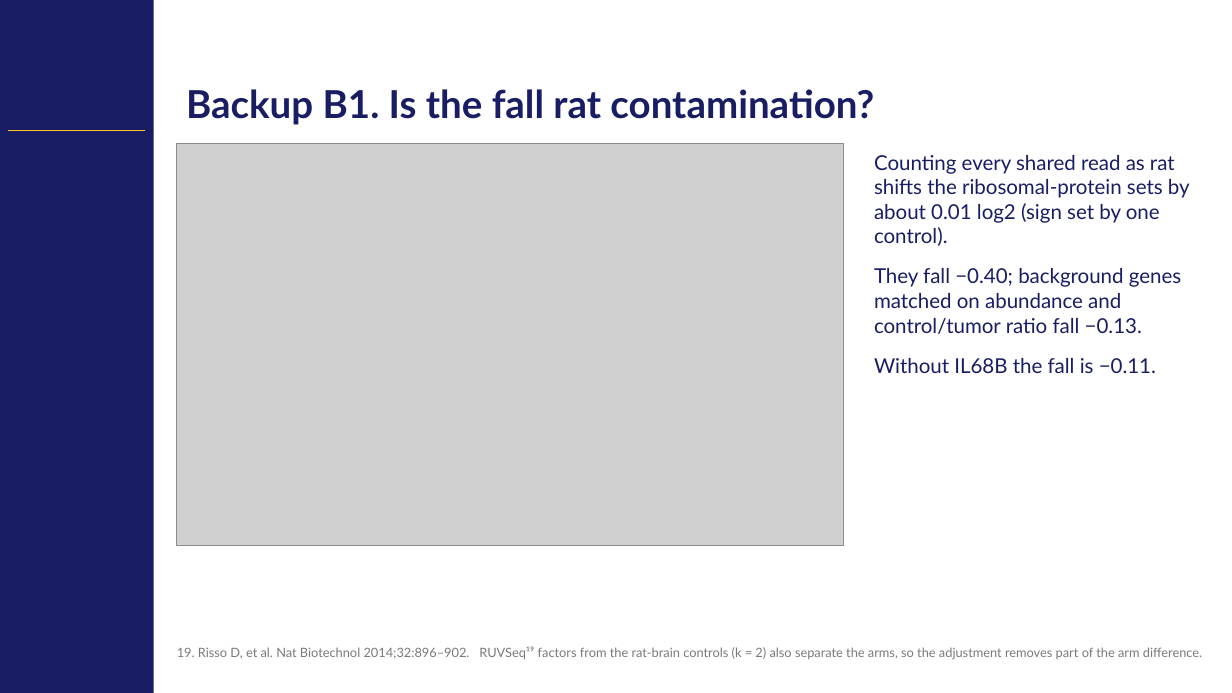
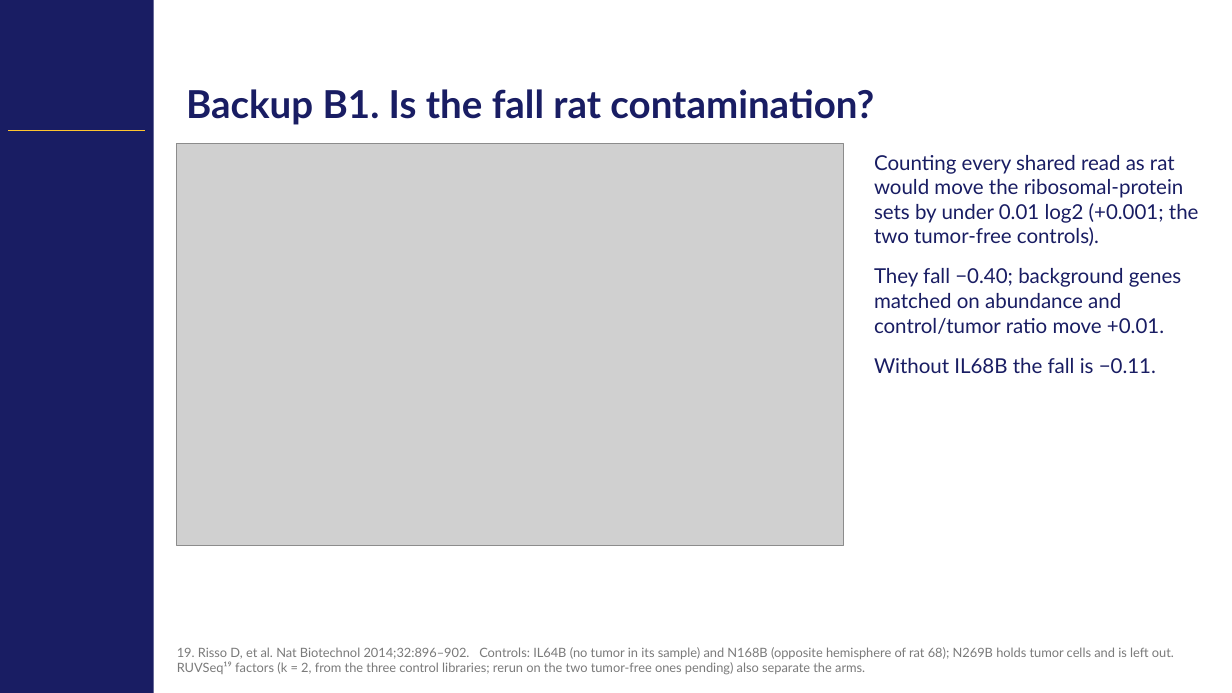
Before and after one commit to Gregory-Schwing-MD-PhD/u251-xenograft-rat-RNASeq-study, a slide deck: slide 15 of SLIDES/CNS2026_Schwing_Abstract418_CNStemplate_v4.pptx. Drawn at 1232x693 pixels with LibreOffice and Linux fonts; fonts in the diff are those of the drawing; grey boxes stand for pictures; background and template pictures are left out. Boxes give left, top, right and bottom in pixels: in the first picture for what was removed or moved away, otherwise in the second. Text is boxed around its words. In the diff, an @@ line names an element or a change of style, - is before the commit and + after.

```diff
--- a/SLIDES/CNS2026_Schwing_Abstract418_CNStemplate_v4.pptx
+++ b/SLIDES/CNS2026_Schwing_Abstract418_CNStemplate_v4.pptx
@@ text at (x1=874, y1=155, x2=1199, y2=334): text changed @@
-Counting every shared read as rat shifts the ribosomal-protein sets by about 0.01 log2 (sign set by one control).
-They fall −0.40; background genes matched on abundance and control/tumor ratio fall −0.13.
+Counting every shared read as rat would move the ribosomal-protein sets by under 0.01 log2 (+0.001; the two tumor-free controls).
+They fall −0.40; background genes matched on abundance and control/tumor ratio move +0.01.
@@ text at (x1=177, y1=647, x2=1174, y2=675): text changed @@
-19. Risso D, et al. Nat Biotechnol 2014;32:896–902. RUVSeq¹⁹ factors from the rat-brain controls (k = 2) also separate the arms, so the adjustment removes part of the arm difference.
+19. Risso D, et al. Nat Biotechnol 2014;32:896–902. Controls: IL64B (no tumor in its sample) and N168B (opposite hemisphere of rat 68); N269B holds tumor cells and is left out. RUVSeq¹⁹ factors (k = 2, from the three control libraries; rerun on the two tumor-free ones pending) also separate the arms.
```
Also in this commit, not shown: 4 other files.
